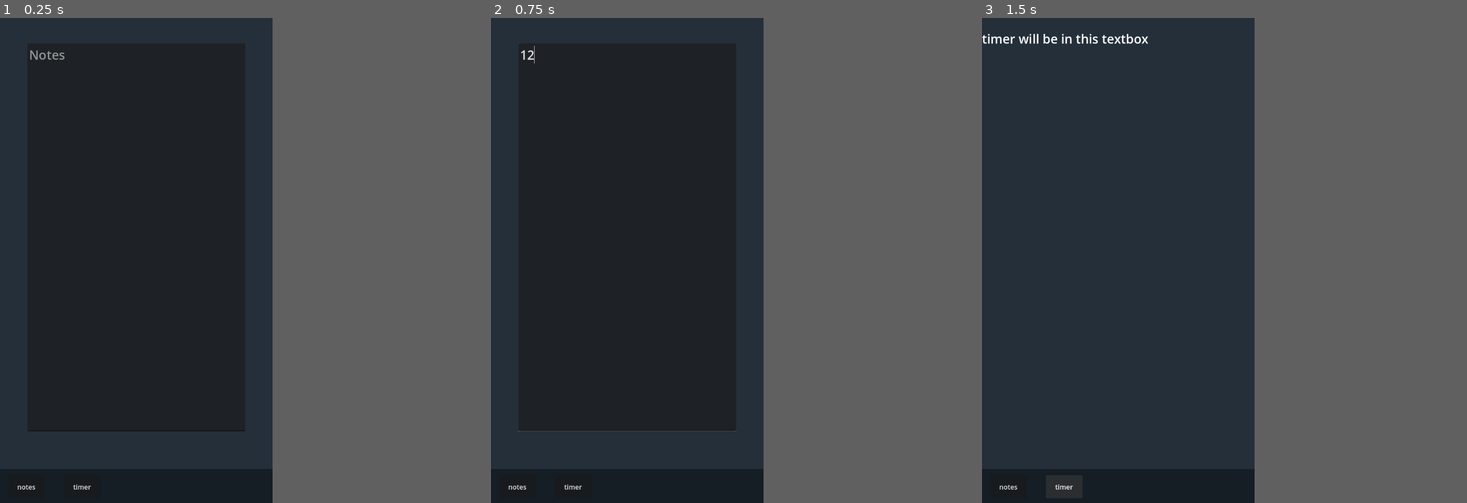
Above: before the commit, frames 1-3 (left to right).
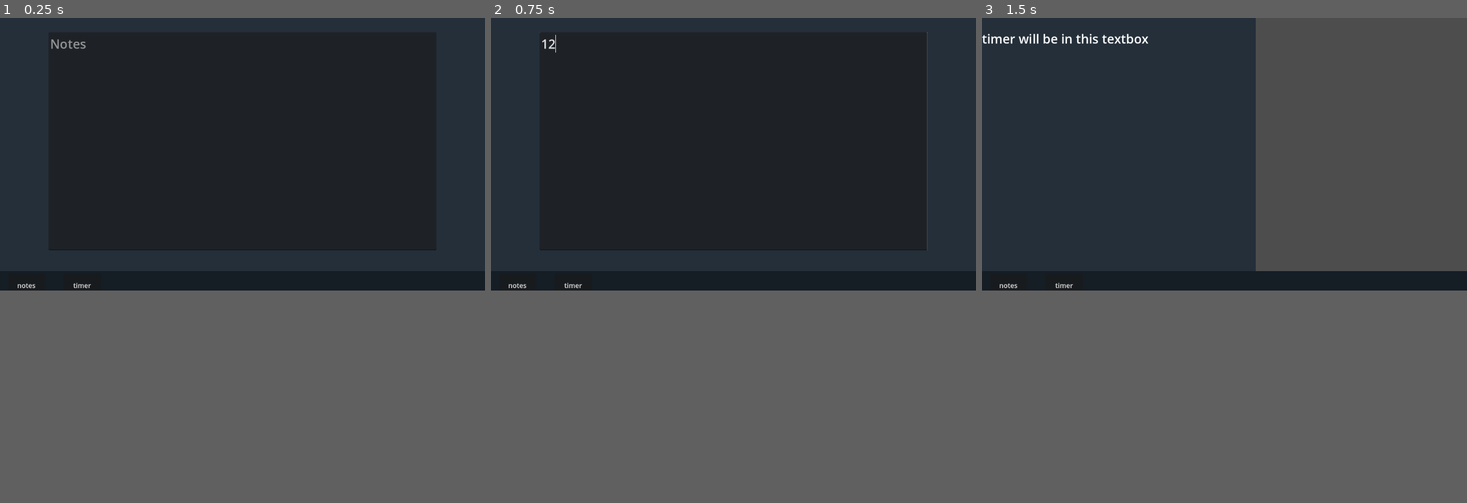
Above: after the commit, the same moments.

Repository: Visio-Lumen/ayro
Game: Godot game, scene res://textbox.tscn
The game is run twice, just before and just after one commit, with the same random seed, the same clock (stepped at 60 frames per second) and the same inputs.
Inputs (mouse positions are in pixels of both pictures, inside the frame that each line leads up to):
- Up to frame 1 (0.25 s): no input
- Up to frame 2 (0.75 s): click (626, 236) at 0.52 s; type "12" at 0.6 s
- Up to frame 3 (1.5 s): click "timer" at 1.25 s
In our replay, the window is 449x799 before the commit and 799x449 after it. These sizes can differ from the game's own. Grey fills any space a smaller window leaves; there, only what the larger window draws over its background counts as a difference.

The runs differ from the first frame. In frame 1, 0.3% of the frame differs, in the area x 1-57%, y 4-98%; in frame 2, 0.4%; in frame 3, 2.8%, in the area x 1-100%, y 0-99%.

Commit message:
almostttt
size and position.x of buttons still needs to be relative

Diff:
--- a/bar.gd
+++ b/bar.gd
@@ -7,8 +7,3 @@
 	position.y += ((float(1071)/float(1152))*float(get_viewport_rect().size.y))
 	size.x = get_viewport_rect().size.x
 	size.y = ((float(83)/float(1152))*float(get_viewport_rect().size.y))
-
-
-# Called every frame. 'delta' is the elapsed time since the previous frame.
-func _process(delta):
-	pass
--- a/button1.gd
+++ b/button1.gd
@@ -5,7 +5,7 @@
 # Called every frame. 'delta' is the elapsed time since the previous frame.
 func _process(delta):
 	position.y = $"../button2".position.y
-
+	#size and position.x of buttons still needs to be relative
 
 
 func _on_pressed():
--- a/button2.gd
+++ b/button2.gd
@@ -3,7 +3,8 @@
 
 # Called when the node enters the scene tree for the first time.
 func _ready():
-	pass # Replace with function body.
+	position.y = $"../bar".position.y + ((10.0/1152)*get_viewport_rect().size.y)
+
 
 
 # Called every frame. 'delta' is the elapsed time since the previous frame.
--- a/project.godot
+++ b/project.godot
@@ -15,11 +15,6 @@
 config/features=PackedStringArray("4.1", "Mobile")
 config/icon="res://icon.svg"
 
-[display]
-
-window/size/viewport_width=648
-window/size/viewport_height=1152
-
 [rendering]
 
 renderer/rendering_method="mobile"
